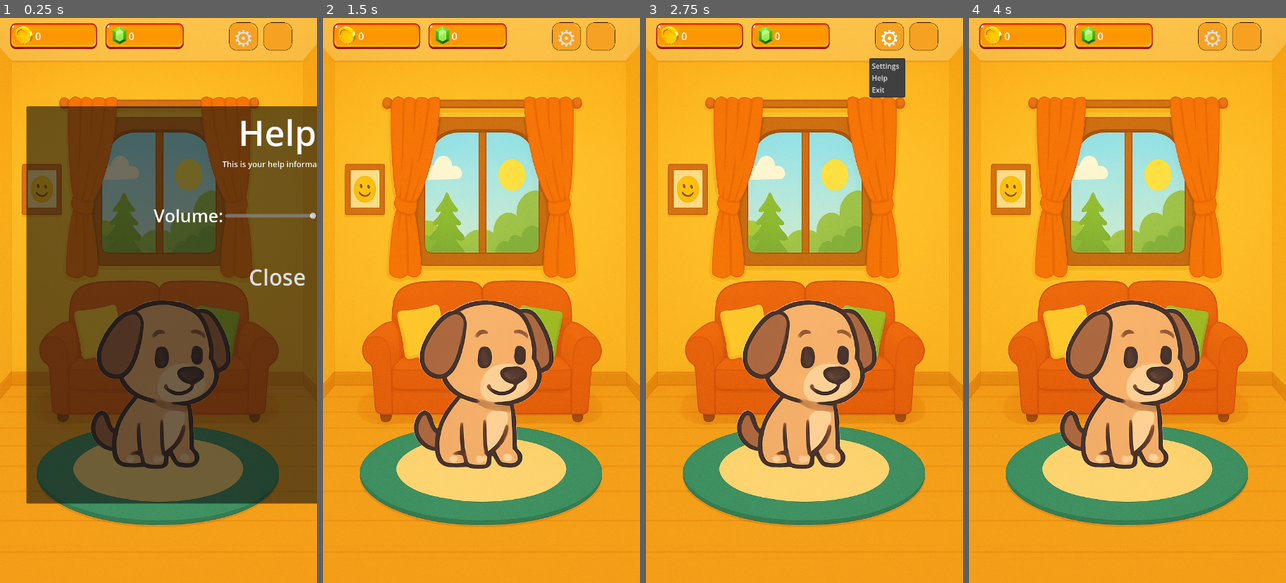
Above: before the commit, frames 1-4 (left to right).
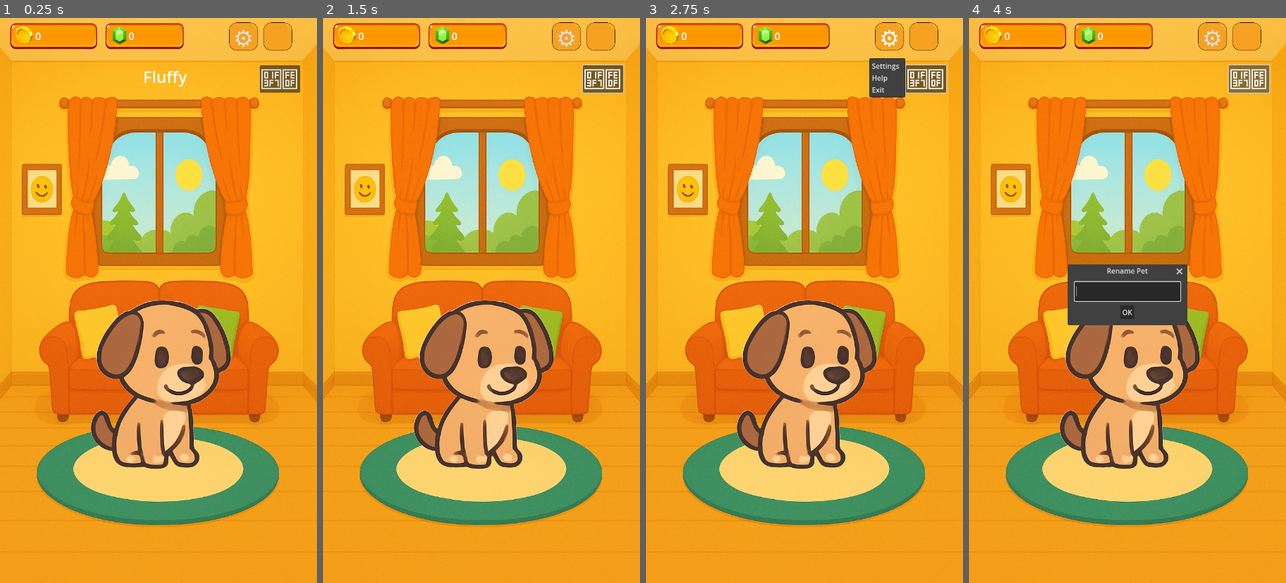
Above: after the commit, the same moments.

Repository: shloksheth/PetTopia
Game: Godot game, scene res://scenes/home/Home.tscn
Two runs of this game, one before a commit and one after it. Both use one fixed random seed, a clock stepped at 60 frames per second and the inputs below.
Inputs (mouse positions are in pixels of both pictures, inside the frame that each line leads up to):
- Up to frame 1 (0.25 s): no input
- Up to frame 2 (1.5 s): click (601, 80) at 0.5 s, where only the run after the commit has a clickable "🏷️"; click (481, 311) at 1.25 s, where only the run after the commit has a clickable "OK"
- Up to frame 3 (2.75 s): click "⚙️" at 2 s
- Up to frame 4 (4 s): click "⚙️" at 2.75 s; click (1247, 80) at 3.5 s, where only the run after the commit has a clickable "🏷️"

The runs differ from the first frame. In frame 1, 65% of the frame differs, in the area x 8-100%, y 8-86%; in frame 2, 0.7%; in frame 3, 0.7%; in frame 4, 4.5%.

Commit message:
Rename Pet Feature and Idle Animatoin Setup
you can rename pet

Diff:
--- a/scenes/home/Home.tscn
+++ b/scenes/home/Home.tscn
@@ -9,11 +9,13 @@
 [ext_resource type="Texture2D" uid="uid://deeta1mjbu0x0" path="res://assets/icons/orange square.png" id="6_bbp0q"]
 [ext_resource type="Script" uid="uid://be4frm6wcyg0a" path="res://scripts/ui/SettingsPopup.gd" id="7_hsodw"]
 [ext_resource type="Texture2D" uid="uid://wcg4tsr5nhma" path="res://assets/sprites/pets/idle dog animation/idle 1.png" id="8_4jx0l"]
+[ext_resource type="Script" uid="uid://b0ognybs14qxr" path="res://scripts/ui/PetAreaControl.gd" id="8_a7whw"]
 [ext_resource type="Texture2D" uid="uid://6tv7oy7absni" path="res://assets/sprites/pets/idle dog animation/idle 2.png" id="9_qnf6t"]
 [ext_resource type="Texture2D" uid="uid://kn1ssk4a7ogu" path="res://assets/sprites/pets/idle dog animation/idle 4.png" id="11_esm83"]
 [ext_resource type="Texture2D" uid="uid://c7xt6q7af5q4o" path="res://assets/sprites/pets/idle dog animation/idle 5.png" id="12_vub6t"]
 [ext_resource type="Texture2D" uid="uid://k7xgjpl4wmrh" path="res://assets/sprites/pets/idle dog animation/idle 6.png" id="13_yikgj"]
 [ext_resource type="Texture2D" uid="uid://xke0ynkxnloy" path="res://assets/sprites/pets/idle dog animation/idle 7.png" id="14_xaqj1"]
+[ext_resource type="Script" uid="uid://dv2delyhry6hg" path="res://scripts/ui/HelpPopup.gd" id="15_qnf6t"]
 
 [sub_resource type="SystemFont" id="SystemFont_kccng"]
 
@@ -205,11 +207,6 @@
 theme_override_font_sizes/font_size = 23
 text = "o"
 
-[node name="helppopup" type="MarginContainer" parent="Home Control"]
-layout_mode = 0
-offset_right = 40.0
-offset_bottom = 40.0
-
 [node name="PetAreaControl" type="Control" parent="Home Control"]
 layout_mode = 1
 anchors_preset = 15
@@ -219,12 +216,34 @@
 offset_bottom = -326.0
 grow_horizontal = 2
 grow_vertical = 2
+script = ExtResource("8_a7whw")
 
 [node name="AnimatedSprite2D" type="AnimatedSprite2D" parent="Home Control/PetAreaControl"]
 position = Vector2(360, 700)
 sprite_frames = SubResource("SpriteFrames_7yxrd")
 animation = &"idle"
-frame_progress = 0.8001587
+frame_progress = 0.6972985
+
+[node name="PetNameLabel" type="RichTextLabel" parent="Home Control/PetAreaControl"]
+layout_mode = 0
+offset_left = 129.0
+offset_top = -34.0
+offset_right = 621.0
+offset_bottom = 19.0
+theme_override_font_sizes/normal_font_size = 37
+theme_override_font_sizes/bold_font_size = 37
+text = "fluffy"
+autowrap_mode = 0
+horizontal_alignment = 1
+
+[node name="RenameButton" type="Button" parent="Home Control/PetAreaControl"]
+layout_mode = 0
+offset_left = 590.0
+offset_top = -34.0
+offset_right = 652.0
+offset_bottom = 28.0
+theme_override_font_sizes/font_size = 39
+text = "🏷️"
 
 [node name="SettingsPopup" type="PopupPanel" parent="Home Control"]
 oversampling_override = 1.0
@@ -269,46 +288,40 @@
 
 [node name="Help Popup" type="PopupPanel" parent="Home Control"]
 oversampling_override = 1.0
-position = Vector2i(60, 200)
+position = Vector2i(60, 0)
 size = Vector2i(1140, 900)
-visible = true
 max_size = Vector2i(16384, 900)
-script = ExtResource("7_hsodw")
-
-[node name="VBoxContainer" type="VBoxContainer" parent="Home Control/Help Popup"]
+script = ExtResource("15_qnf6t")
+
+[node name="MarginContainer" type="MarginContainer" parent="Home Control/Help Popup"]
+anchors_preset = 15
+anchor_right = 1.0
+anchor_bottom = 1.0
 offset_left = 4.0
 offset_top = 4.0
-offset_right = 566.0
-offset_bottom = 896.0
-
-[node name="helpheader" type="Label" parent="Home Control/Help Popup/VBoxContainer"]
+offset_right = -4.0
+offset_bottom = -4.0
+grow_horizontal = 2
+grow_vertical = 2
+
+[node name="VBoxContainer" type="VBoxContainer" parent="Home Control/Help Popup/MarginContainer"]
+custom_minimum_size = Vector2(0, 800)
+layout_mode = 2
+
+[node name="helpheader" type="Label" parent="Home Control/Help Popup/MarginContainer/VBoxContainer"]
 layout_mode = 2
 size_flags_horizontal = 4
 theme_override_font_sizes/font_size = 80
 text = "Help"
 
-[node name="Label" type="Label" parent="Home Control/Help Popup/VBoxContainer"]
+[node name="Label" type="Label" parent="Home Control/Help Popup/MarginContainer/VBoxContainer"]
 layout_mode = 2
 size_flags_horizontal = 4
 theme_override_font_sizes/font_size = 18
 text = "This is your help information"
 horizontal_alignment = 1
 
-[node name="HBoxContainer" type="HBoxContainer" parent="Home Control/Help Popup/VBoxContainer"]
-layout_mode = 2
-size_flags_horizontal = 4
-
-[node name="volumesubheader" type="Label" parent="Home Control/Help Popup/VBoxContainer/HBoxContainer"]
-layout_mode = 2
-theme_override_font_sizes/font_size = 40
-text = "Volume:"
-
-[node name="VolumeSlider" type="HSlider" parent="Home Control/Help Popup/VBoxContainer/HBoxContainer"]
-custom_minimum_size = Vector2(400, 200)
-layout_mode = 2
-value = 50.0
-
-[node name="CloseButton" type="Button" parent="Home Control/Help Popup/VBoxContainer"]
+[node name="CloseButton" type="Button" parent="Home Control/Help Popup/MarginContainer/VBoxContainer"]
 layout_mode = 2
 size_flags_horizontal = 4
 size_flags_vertical = 0
--- /dev/null
+++ b/scripts/ui/HelpPopup.gd
@@ -0,0 +1,19 @@
+extends PopupPanel
+
+@onready var close_button: Button = $MarginContainer/VBoxContainer/CloseButton
+@onready var body_label: Label = $MarginContainer/VBoxContainer/Label
+
+func _ready() -> void:
+	# Connect close button
+	close_button.pressed.connect(_on_close_pressed)
+
+	# Ensure help text wraps instead of stretching the popup
+	body_label.autowrap_mode = TextServer.AUTOWRAP_WORD
+	body_label.horizontal_alignment = HORIZONTAL_ALIGNMENT_LEFT
+
+func _on_close_pressed() -> void:
+	hide()
+
+# Optional helper to set text dynamically
+func set_help_text(text: String) -> void:
+	body_label.text = text
--- /dev/null
+++ b/scripts/ui/PetAreaControl.gd
@@ -0,0 +1,54 @@
+extends Control
+
+@onready var pet_sprite: AnimatedSprite2D = $AnimatedSprite2D
+@onready var pet_name_label: RichTextLabel = $PetNameLabel
+@onready var rename_button: Button = $RenameButton
+
+var pet_name: String = "Fluffy"
+
+func _ready() -> void:
+	pet_sprite.play("idle")
+	pet_name_label.text = pet_name
+	rename_button.pressed.connect(_on_rename_pressed)
+
+func _on_rename_pressed() -> void:
+	var popup := AcceptDialog.new()
+	popup.title = "Rename Pet"
+	popup.dialog_hide_on_ok = true  # default, but explicit
+
+	var name_edit := LineEdit.new()
+	name_edit.custom_minimum_size = Vector2(240, 0)
+	name_edit.focus_mode = Control.FOCUS_ALL
+
+# Add the LineEdit to the dialog's content
+	popup.add_child(name_edit)
+	add_child(popup)
+
+# Show centered and focus the input
+	popup.popup_centered()
+	name_edit.grab_focus()
+	name_edit.select_all()
+
+# Enter key (text_submitted) updates name
+	name_edit.text_submitted.connect(func(new_text: String) -> void:
+		set_pet_name(new_text)
+		popup.queue_free()
+)
+
+# OK button explicitly updates name
+	var ok := popup.get_ok_button()
+	if ok:
+		ok.pressed.connect(func() -> void:
+			set_pet_name(name_edit.text)
+			popup.queue_free()
+		)
+
+# Also handle the dialog-level confirmed signal (belt and suspenders)
+	popup.confirmed.connect(func() -> void:
+		set_pet_name(name_edit.text)
+		popup.queue_free()
+)
+
+func set_pet_name(new_name: String) -> void:
+	pet_name = new_name
+	pet_name_label.text = new_name
--- a/scripts/ui/TopBar.gd
+++ b/scripts/ui/TopBar.gd
@@ -1,41 +1,37 @@
 extends Control
 
-# --- UI references ---
+
 @onready var coinlabel: Label = $coinlabel
 @onready var gemlabel: Label = $gemlabel
 @onready var settings_menu: MenuButton = $settingoutline/SettingsMenu
-@onready var settings_popup: PopupPanel = $"../SettingsPopup"  # adjust path if popup is not sibling
+@onready var settings_popup: PopupPanel = $"../SettingsPopup"
+@onready var help_popup: PopupPanel = $"../Help Popup"
 
 func _ready() -> void:
-	# Initialize labels with current values
 	coinlabel.text = str(Global.coins)
 	gemlabel.text = str(Global.gems)
 
-	# Connect currency signals
 	Global.coins_changed.connect(_on_coins_changed)
 	Global.gems_changed.connect(_on_gems_changed)
 
-	# Setup Settings menu items
-	var popup = settings_menu.get_popup()
+	var popup := settings_menu.get_popup()
+	popup.clear()
 	popup.add_item("Settings", 0)
 	popup.add_item("Help", 1)
 	popup.add_item("Exit", 2)
 	popup.id_pressed.connect(_on_menu_item_pressed)
-	print("Popup items:", settings_menu.get_popup().get_item_count())
 
-# --- Currency updates ---
 func _on_coins_changed(new_value: int) -> void:
 	coinlabel.text = str(new_value)
 
 func _on_gems_changed(new_value: int) -> void:
 	gemlabel.text = str(new_value)
 
-# --- Settings menu actions ---
 func _on_menu_item_pressed(id: int) -> void:
 	match id:
 		0:
-			settings_popup.popup_centered()   # open SettingsPopup
+			settings_popup.popup_centered(Vector2i(600, 320))
 		1:
-			print("Help selected")            # replace with HelpPopup later
+			help_popup.popup_centered(Vector2i(600, 320))
 		2:
-			get_tree().quit()                 # exit game
+			get_tree().quit()
Not shown: 1 places in scenes/home/Home.tscn that only renumber resources
Not shown, added: scripts/ui/HelpPopup.gd.uid
Not shown, added: scripts/ui/PetAreaControl.gd.uid
